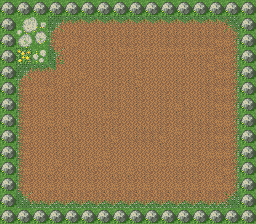
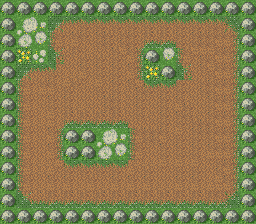
Layer changes from the first 256x224 image to the second:
painted on "Eingefügte Ebene" over [48, 32, 192, 176]
